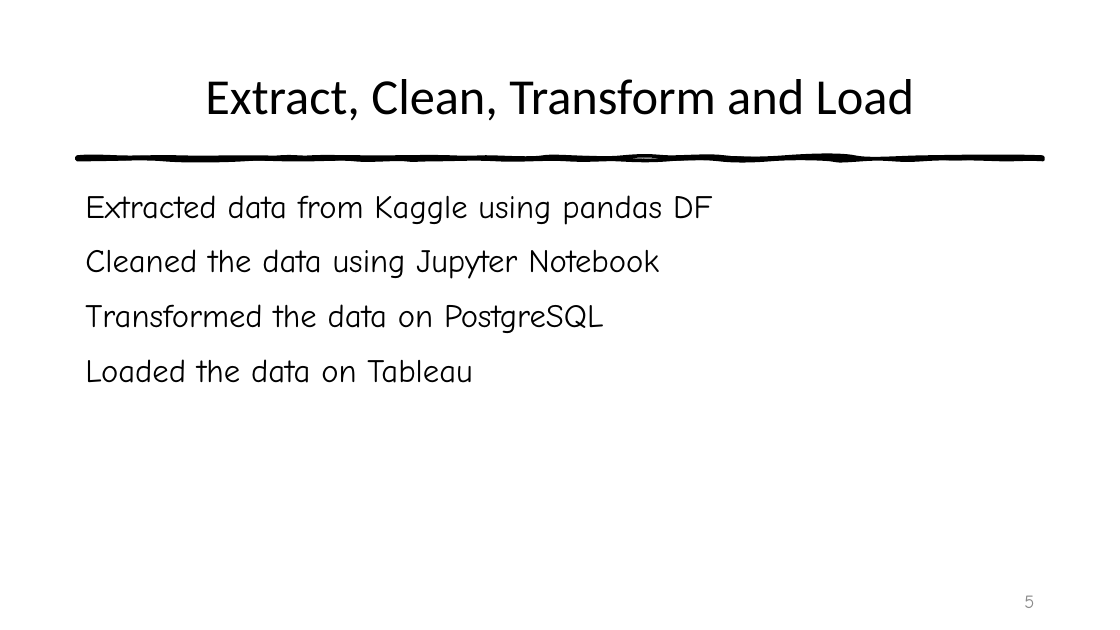
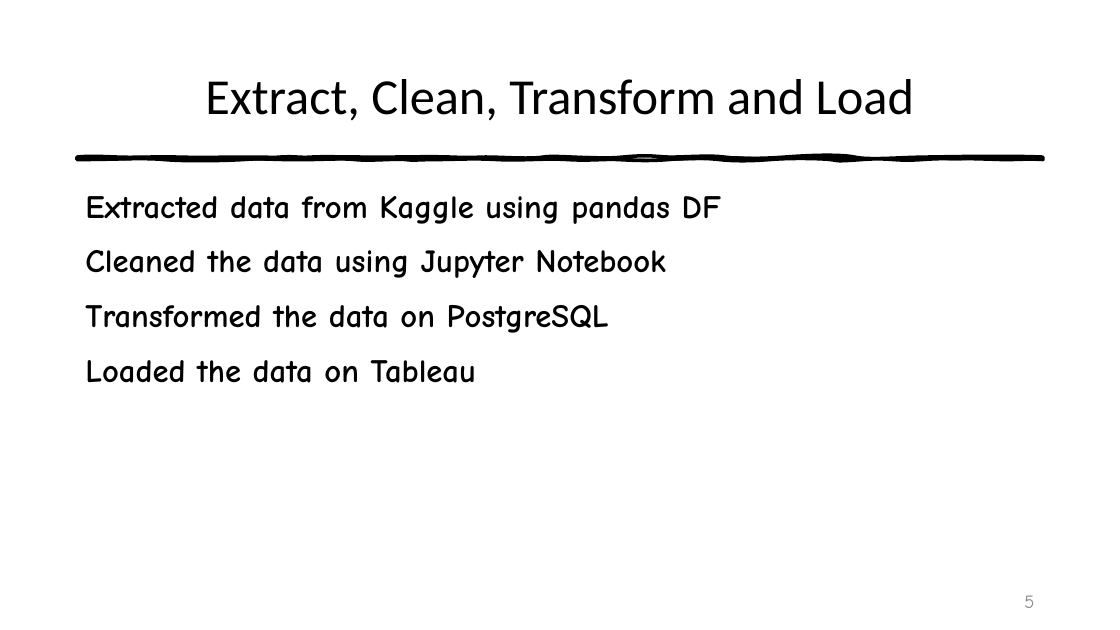
Before and after one commit to sudeshi1/WHUPL, a slide deck: slide 5 of WHUPL_PPT.pptx. Drawn at 1120x630 pixels with LibreOffice and Linux fonts; fonts in the diff are those of the drawing. Boxes give left, top, right and bottom in pixels: in the first picture for what was removed or moved away, otherwise in the second. Text is boxed around its words. In the diff, an @@ line names an element or a change of style, - is before the commit and + after.

```diff
--- a/WHUPL_PPT.pptx
+++ b/WHUPL_PPT.pptx
@@ text "Extracted data from Kaggle using ..." at (x1=85, y1=196, x2=721, y2=383): bold on @@
```
Also in this commit, not shown: 2 other slides changed, 4 other files.
